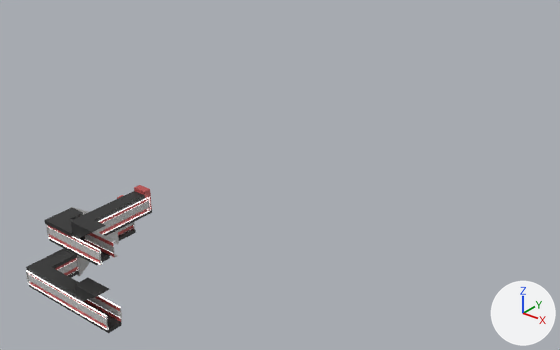
The FBX model Assets/3D/Level_Prefab/Corridor_test/Meshbatslescouilles/Corridor_uv.fbx, before and after one commit.
The view is the same before and after, from a 50 mm camera at (107.9, -166.5, 114.0) aimed at (-2.6, -28.4, 28.4). Every picture has the same lights, and +X, +Y and +Z are marked at lower right. Where no turn or scale is listed for an object, it has been applied to the vertices. Vertices at the same position are counted once.

Names of what the first picture shows: 'A_bridge_coridor_1x4x10_17', 'A_bridge_coridor_1x4x10_23', 'A_bridge_coridor_1x4x10_24', 'A_bridge_coridor_1x4x10_27', 'A_bridge_coridor_1x4x10_30', 'A_bridge_coridor_1x4x8_34', 'A_wall_coridor_2x4x6_24', 'A_wall_coridor_2x4x6_33'.
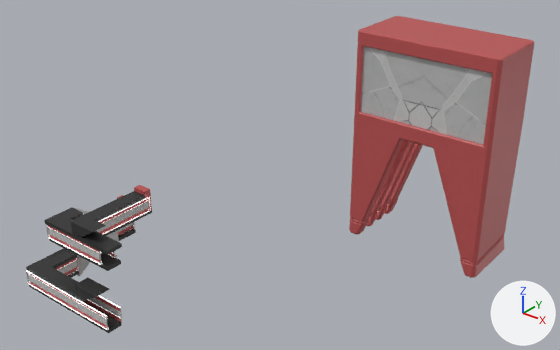
Location of each change, (x1, y1, x2, y2) in pixels of the pictures (560 x 350 px; the box of a moved part takes in the faces that stretch with it):
'A_portal_short_light_triangle_5', added
    after: (349, 16, 535, 278)
    faces in mat_lambert2 (red #bc5252): (349, 16, 535, 278)
    faces in mat_lambert1 (picture img_t_basecolor_triangle_marbre_tga): (361, 46, 492, 144)
'A_bridge_coridor_1x4x8_34', reshaped (38% taller)
    before: (44, 191, 145, 237)
    after: (44, 191, 145, 255)
'A_bridge_coridor_1x4x10_30', reshaped (11% taller)
    before: (49, 209, 152, 265)
    after: (49, 209, 152, 271)
part 1 of me_mesh_002, moved or reshaped
    before: (68, 230, 73, 237)
    after: (68, 230, 122, 255)
part 2 of me_mesh, moved or reshaped
    before: (72, 250, 110, 265)
    after: (72, 249, 121, 271)

Edits to the bpy script that builds the scene:
```text
Add mat_light1:
    mat_light1 = principled_material('light1')
    mat_light1.base_color = (1.0, 1.0, 1.0)  # white #ffffff
    mat_light1.emission_strength = 1.0
Change me_mesh:
    where me_mesh.from_pydata(...)  # 28 vertices, 26 faces; spans x 0.0..18.0, y -4.0..22.0, z 0.0..1.0
    used by ob_a_bridge_coridor_1x4x10_30; location = (-41.0, -68.0, 15.0)
    before: 0 (18.0, -4.0, 0.0) at pixel (96, 265), 1 (18.0, 0.0, 0.0) at pixel (109, 258), 2 (18.0, -4.0, 1.0) at pixel (96, 261), 3 (18.0, 0.0, 1.0) at pixel (109, 254)
    me_mesh part 2
    add for i in [*range(0, 4)]: me_mesh.vertices[i].co += Vector((4.0, 0.0, 0.0))
Change me_mesh_002:
    where me_mesh_002.from_pydata(...)  # 28 vertices, 26 faces; spans x -0.4..10.0, y -0.4..24.0, z 0.0..1.0
    used by ob_a_bridge_coridor_1x4x8_34; location = (-41.0, -72.0, 20.0)
    before: 12 (10.0, 4.0, 0.0), 13 (10.0, 4.0, 1.0), 14 (10.0, -0.4, 1.0) at pixel (71, 233), 15 (10.0, -0.4, 0.0) at pixel (71, 236)
    me_mesh_002 part 1
    add for i in [*range(12, 16)]: me_mesh_002.vertices[i].co += Vector((13.0, 0.0, 0.0))
Add me_mesh_035:
    me_mesh_035.from_pydata(...)  # 1070 vertices, 1042 faces; spans x -0.6..40.0, y 0.0..20.0, z 0.0..60.0
    # faces by material slot: [2, 1023, 17]
    me_mesh_035.materials.append(mat_lambert1)  # picture img_t_basecolor_triangle_marbre_tga
    me_mesh_035.materials.append(mat_lambert2)  # red #bc5252
    me_mesh_035.materials.append(mat_light1)  # white #ffffff
Add ob_a_portal_short_light_triangle_5:
    ob_a_portal_short_light_triangle_5 = bpy.data.objects.new('A_portal_short_light_triangle_5', me_mesh_035)
    ob_a_portal_short_light_triangle_5.location = (0.0, 0.0, 0.0)
```
